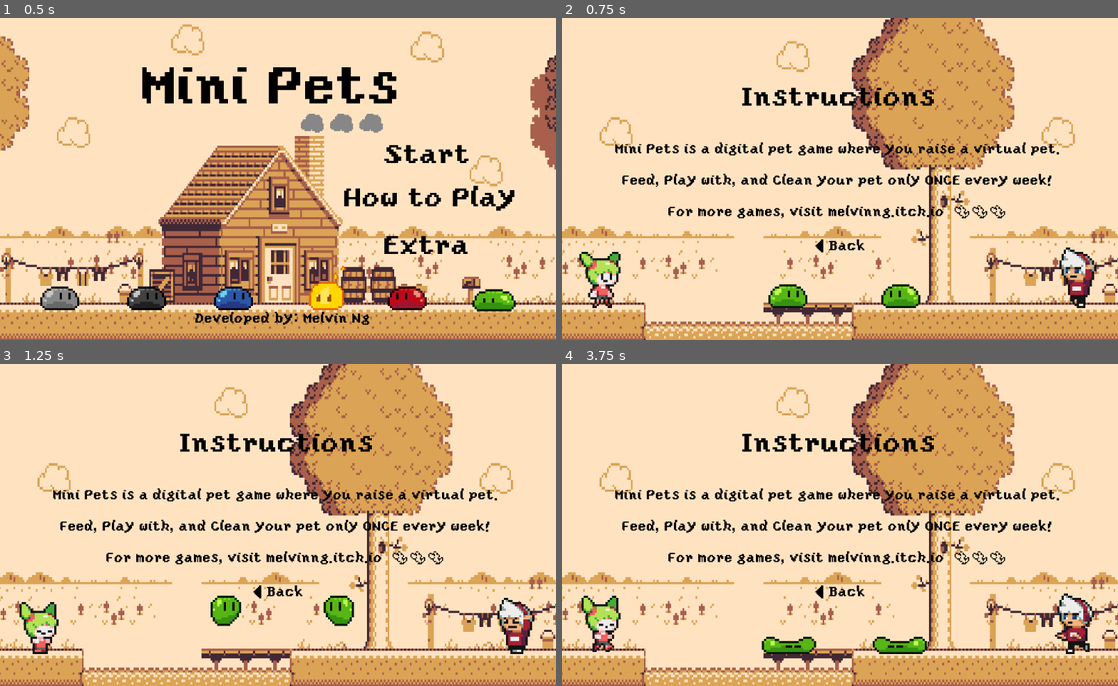
Above: before the commit, frames 1-4 (two rows, left to right).
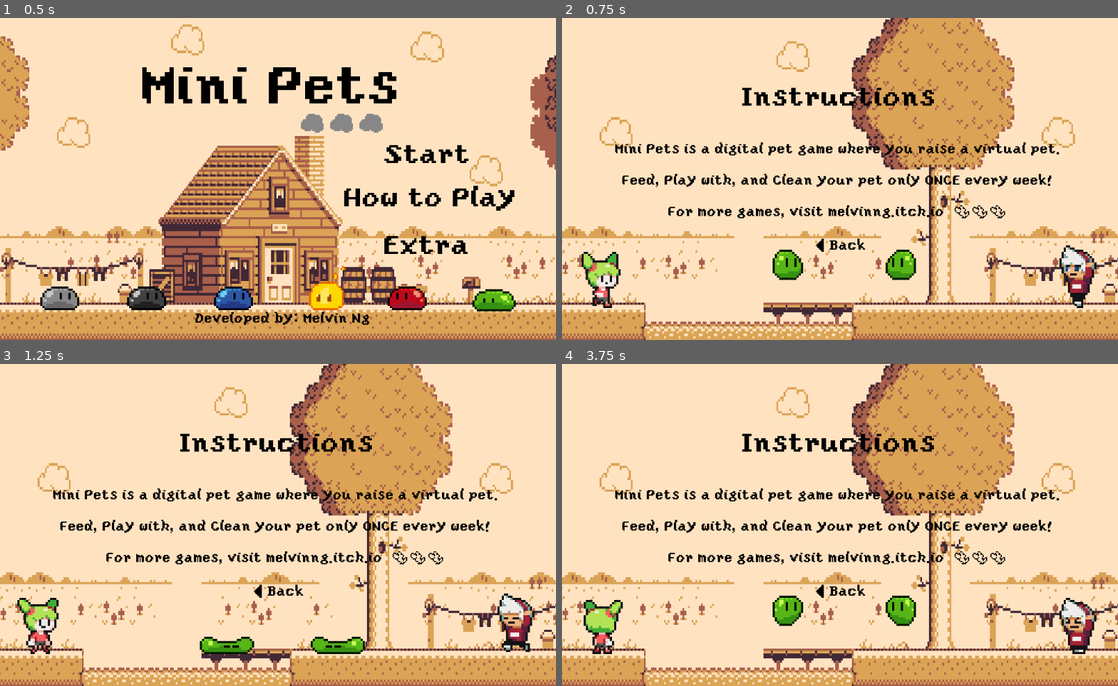
Above: after the commit, the same moments.

Repository: melvincwng/mini-pets
Game: Godot game, scene res://Scenes/MainMenu.tscn
Same seed, same stepped clock (60 frames per second), same inputs: the game is played once before the commit and once after it.
Inputs (mouse positions are in pixels of both pictures, inside the frame that each line leads up to):
- Up to frame 1 (0.5 s): no input
- Up to frame 2 (0.75 s): click "How to Play" at 0.5 s
- Up to frame 3 (1.25 s): no input
- Up to frame 4 (3.75 s): move the mouse to (962, 508) at 1.27 s; move the mouse to (728, 541) at 2.02 s; move the mouse to (895, 454) at 2.77 s; move the mouse to (812, 589) at 3.52 s

Frame 1 is identical in both runs. In frame 2, 2.9% of the frame differs, in the area x 3-97%, y 68-91%; in frame 3, 3.4%; in frame 4, 3.4%.

Commit message:
Increase box size of back-text in back buttons

Diff:
--- a/Scenes/Extra.tscn
+++ b/Scenes/Extra.tscn
@@ -88,18 +88,16 @@
 margin_bottom = 328.0
 custom_styles/hover = SubResource( 1 )
 custom_styles/pressed = SubResource( 2 )
-custom_styles/normal = SubResource( 3 )
+custom_styles/normal = SubResource( 7 )
 script = ExtResource( 4 )
 __meta__ = {
-"_edit_lock_": true,
 "_edit_use_anchors_": false
 }
 
 [node name="Back Text" type="Label" parent="Back button"]
-margin_top = 8.0
-margin_right = 94.0
-margin_bottom = 34.0
-custom_fonts/font = SubResource( 4 )
+margin_right = 96.0
+margin_bottom = 40.0
+custom_fonts/font = SubResource( 3 )
 custom_colors/font_color = Color( 0, 0, 0, 1 )
 text = "< Back"
 align = 1
@@ -111,9 +109,9 @@
 [node name="metalSlime1" type="AnimatedSprite" parent="."]
 position = Vector2( 832, 472 )
 scale = Vector2( 4, 4 )
-frames = SubResource( 5 )
+frames = SubResource( 4 )
 animation = "Idle"
-frame = 4
+frame = 5
 playing = true
 flip_h = true
 __meta__ = {
@@ -123,8 +121,8 @@
 [node name="metalSlime2" type="AnimatedSprite" parent="."]
 position = Vector2( 192, 472 )
 scale = Vector2( 4, 4 )
-frames = SubResource( 6 )
-frame = 7
+frames = SubResource( 5 )
+frame = 2
 playing = true
 __meta__ = {
 "_edit_lock_": true
@@ -133,8 +131,8 @@
 [node name="transparentSlime" type="AnimatedSprite" parent="."]
 position = Vector2( 448, 472 )
 scale = Vector2( 4, 4 )
-frames = SubResource( 7 )
-frame = 4
+frames = SubResource( 6 )
+frame = 2
 playing = true
 __meta__ = {
 "_edit_lock_": true
@@ -143,8 +141,8 @@
 [node name="transparentSlime2" type="AnimatedSprite" parent="."]
 position = Vector2( 576, 472 )
 scale = Vector2( 4, 4 )
-frames = SubResource( 7 )
-frame = 3
+frames = SubResource( 6 )
+frame = 1
 playing = true
 flip_h = true
 __meta__ = {
--- a/Scenes/Instructions.tscn
+++ b/Scenes/Instructions.tscn
@@ -162,10 +162,9 @@
 }
 
 [node name="Back Text" type="Label" parent="Back button"]
-margin_top = 8.0
-margin_right = 94.0
-margin_bottom = 34.0
-custom_fonts/font = SubResource( 6 )
+margin_right = 96.0
+margin_bottom = 40.0
+custom_fonts/font = SubResource( 5 )
 custom_colors/font_color = Color( 0, 0, 0, 1 )
 text = "< Back"
 align = 1
@@ -177,21 +176,21 @@
 [node name="Girl" type="AnimatedSprite" parent="."]
 position = Vector2( 72, 472 )
 scale = Vector2( 4, 4 )
+frames = SubResource( 6 )
+animation = "Idle"
+frame = 17
+playing = true
+__meta__ = {
+"_edit_lock_": true
+}
+
+[node name="Boy" type="AnimatedSprite" parent="."]
+position = Vector2( 952, 472 )
+scale = Vector2( 4, 4 )
 frames = SubResource( 7 )
 animation = "Idle"
 frame = 3
 playing = true
-__meta__ = {
-"_edit_lock_": true
-}
-
-[node name="Boy" type="AnimatedSprite" parent="."]
-position = Vector2( 952, 472 )
-scale = Vector2( 4, 4 )
-frames = SubResource( 8 )
-animation = "Idle"
-frame = 5
-playing = true
 flip_h = true
 __meta__ = {
 "_edit_lock_": true
@@ -200,9 +199,9 @@
 [node name="slimeJump" type="AnimatedSprite" parent="."]
 position = Vector2( 416, 472 )
 scale = Vector2( 4, 4 )
-frames = SubResource( 9 )
+frames = SubResource( 8 )
 animation = "Jump"
-frame = 11
+frame = 5
 playing = true
 __meta__ = {
 "_edit_lock_": true
@@ -211,9 +210,9 @@
 [node name="slimeJump2" type="AnimatedSprite" parent="."]
 position = Vector2( 624, 472 )
 scale = Vector2( 4, 4 )
-frames = SubResource( 9 )
+frames = SubResource( 8 )
 animation = "Jump"
-frame = 11
+frame = 5
 playing = true
 flip_h = true
 __meta__ = {
--- a/Scenes/MainScene.tscn
+++ b/Scenes/MainScene.tscn
@@ -79,7 +79,6 @@
 position = Vector2( 512, 440 )
 scale = Vector2( 4, 4 )
 frames = SubResource( 1 )
-frame = 1
 playing = true
 __meta__ = {
 "_edit_lock_": true
@@ -285,6 +284,7 @@
 margin_bottom = 576.0
 script = ExtResource( 10 )
 __meta__ = {
+"_edit_lock_": true,
 "_edit_use_anchors_": false
 }
 
Not shown: 3 places in Scenes/Extra.tscn that only renumber resources
Not shown: 4 places in Scenes/Instructions.tscn that only renumber resources
